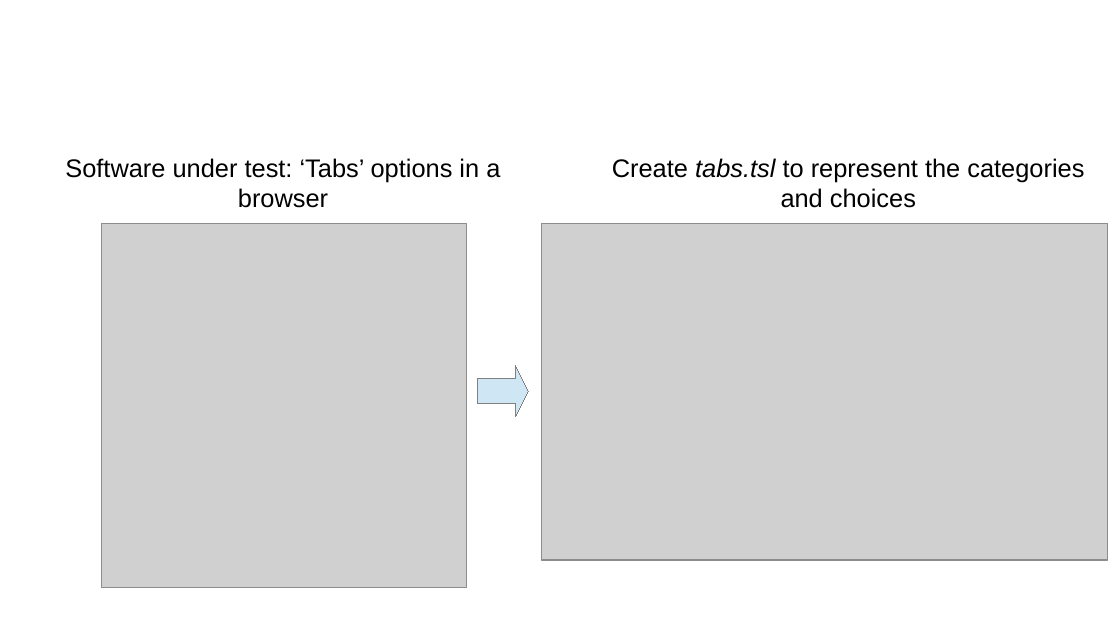
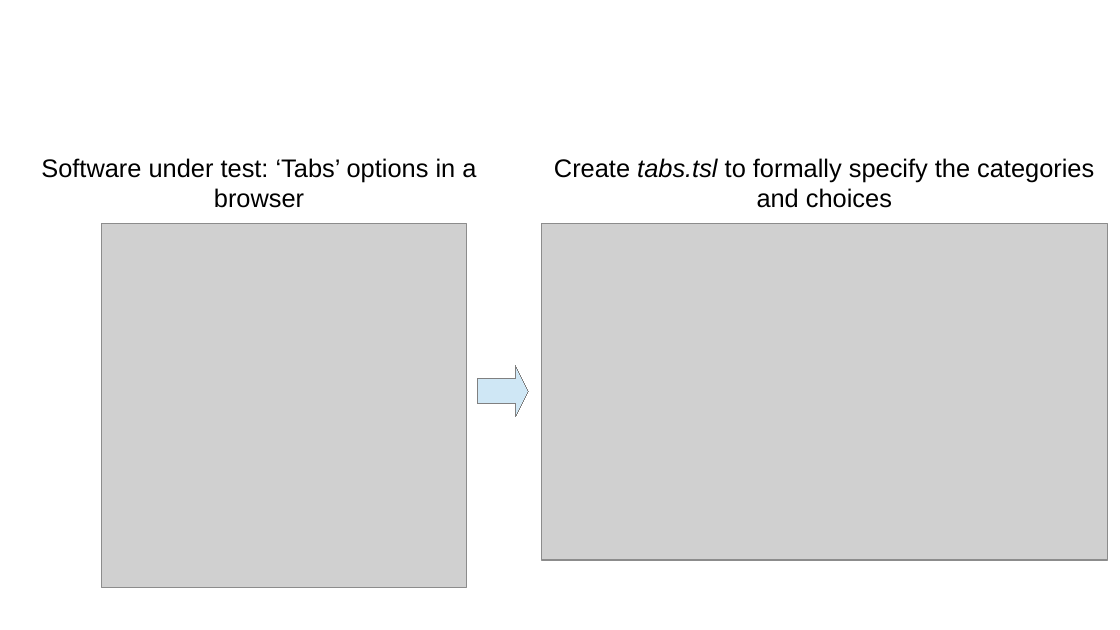
Before and after one commit to Panik-Kontrol/MastersProject, a slide deck: slide 6 of project_proposal.odp. Drawn at 1120x630 pixels with LibreOffice and Linux fonts; fonts in the diff are those of the drawing; grey boxes stand for pictures; background and template pictures are left out. Boxes give left, top, right and bottom in pixels: in the first picture for what was removed or moved away, otherwise in the second. Text is boxed around its words. In the diff, an @@ line names an element or a change of style, - is before the commit and + after.

```diff
--- a/project_proposal.odp
+++ b/project_proposal.odp
@@ text "Software under test: ‘Tabs’ options ..." at bbox=[41, 158, 476, 208]: indent changed @@
@@ text at bbox=[554, 158, 1094, 208]: text changed @@
-Create tabs.tsl to represent the categories and choices
+Create tabs.tsl to formally specify the categories and choices
```
Also in this commit, not shown: 8 other slides changed.
